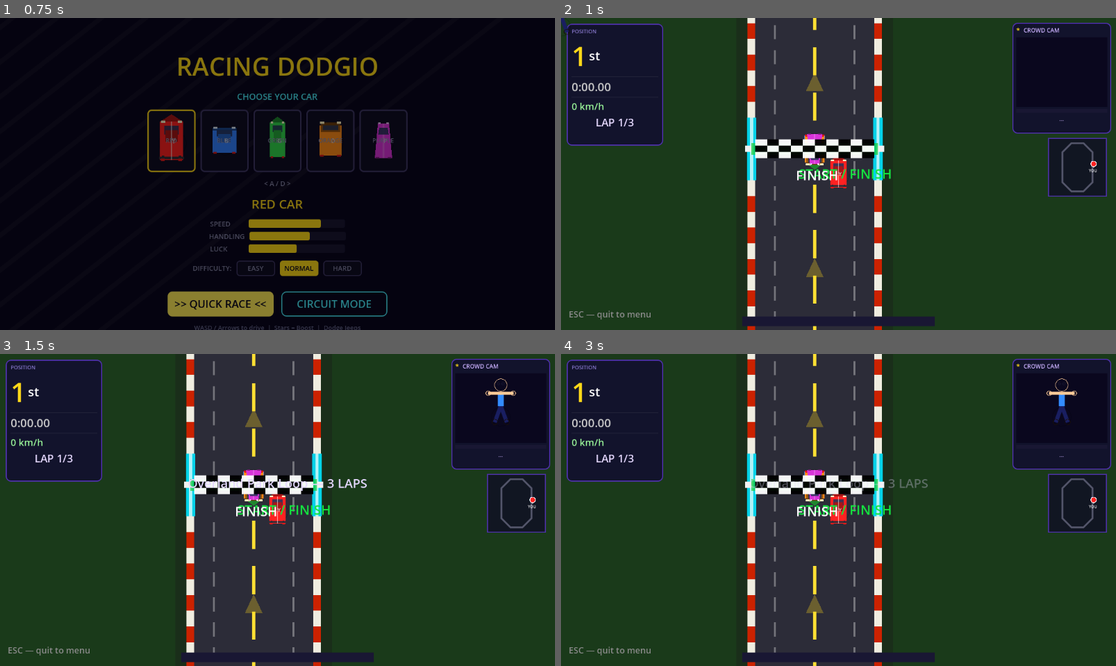
Above: before the commit, frames 1-4 (two rows, left to right).
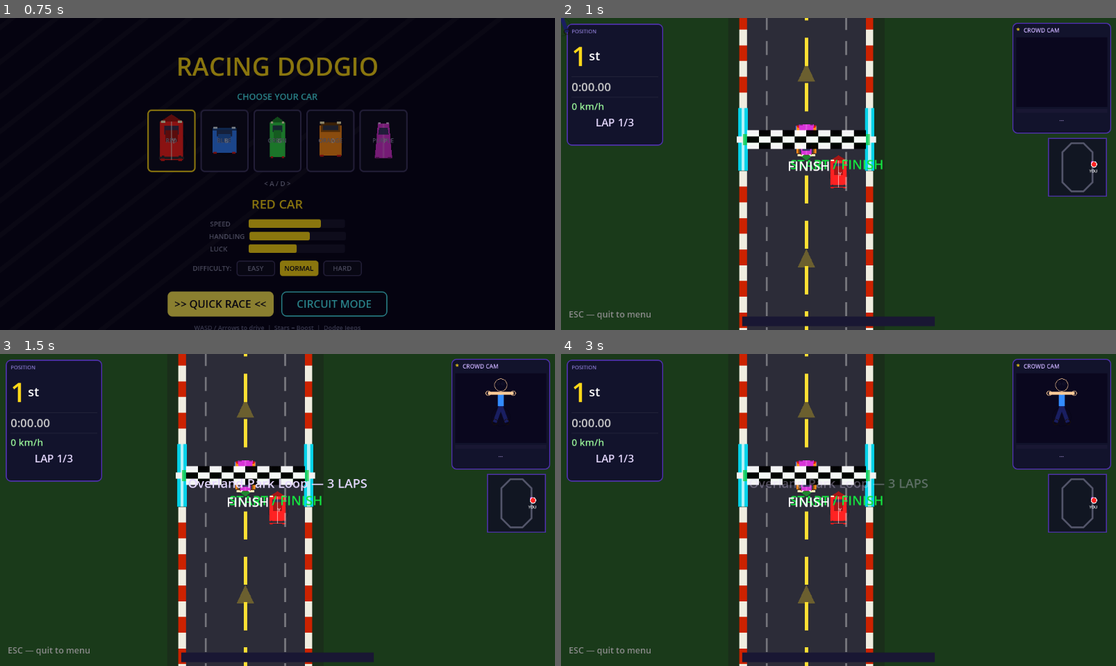
Above: after the commit, the same moments.

Repository: Carlos3652/racing-dodgio
Game: Godot game, scene res://main_menu.tscn
Two runs of this game, one before a commit and one after it. Both use one fixed random seed, a clock stepped at 60 frames per second and the inputs below.
Inputs:
- Up to frame 1 (0.75 s): click ">> QUICK RACE <<" at 0.5 s
- Up to frame 2 (1 s): no input
- Up to frame 3 (1.5 s): tap Enter (ui_accept) at 1.25 s; hold D (ui_right) from 1.28 s (still down)
- Up to frame 4 (3 s): tap Enter (ui_accept) at 1.52, 2, 2.27, 2.75 s; release D (ui_right) at 2.03 s; hold S (ui_down) 2.03-2.78 s; hold D (ui_right) from 2.78 s (still down)

Frame 1 is identical in both runs. In frame 2, 9.8% of the frame differs, in the area x 31-97%, y 0-100%; in frame 3, 9.7%; in frame 4, 9.8%.

Commit message:
Fix F1 starting grid overlap by increasing spacing between cars
Increase row_spacing from 80 to 110 (~2 car lengths between rows) and
col_offset from 0.20 to 0.27 of ROAD_WIDTH (~204px apart) to prevent
cars from visually overlapping at diagonal start angles.

Co-Authored-By: Claude Opus 4.6 <noreply@anthropic.com>

Diff:
--- a/race_manager.gd
+++ b/race_manager.gd
@@ -585,8 +585,8 @@
 	# F1-style staggered grid: 2 columns, rows spaced behind the start line
 	# Grid positions: row 0 = pole, row 1 = P2/P3, row 2 = P4/P5
 	var total_slots = 1 + spawn_count
-	var row_spacing = 80.0   # distance between grid rows along the track
-	var col_offset  = ROAD_WIDTH * 0.20  # lateral offset from center (left/right)
+	var row_spacing = 110.0  # distance between grid rows along the track (~2 car lengths)
+	var col_offset  = ROAD_WIDTH * 0.27  # lateral offset from center (~204px apart)
 
 	# Build grid slots: [{row, side}] — side: -1 = left, +1 = right
 	# Row 0: center (pole). Row 1+: alternating left/right
